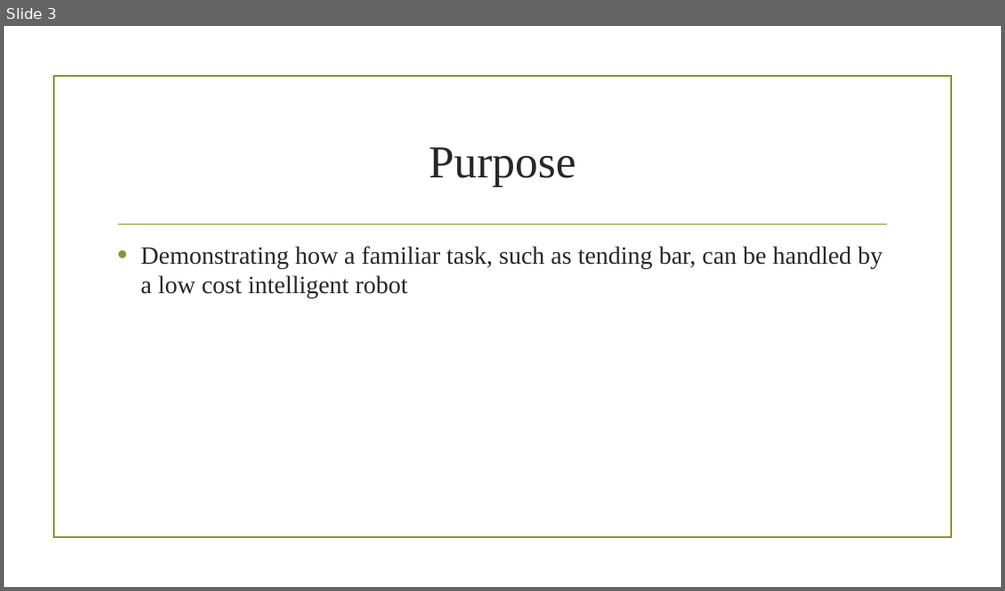
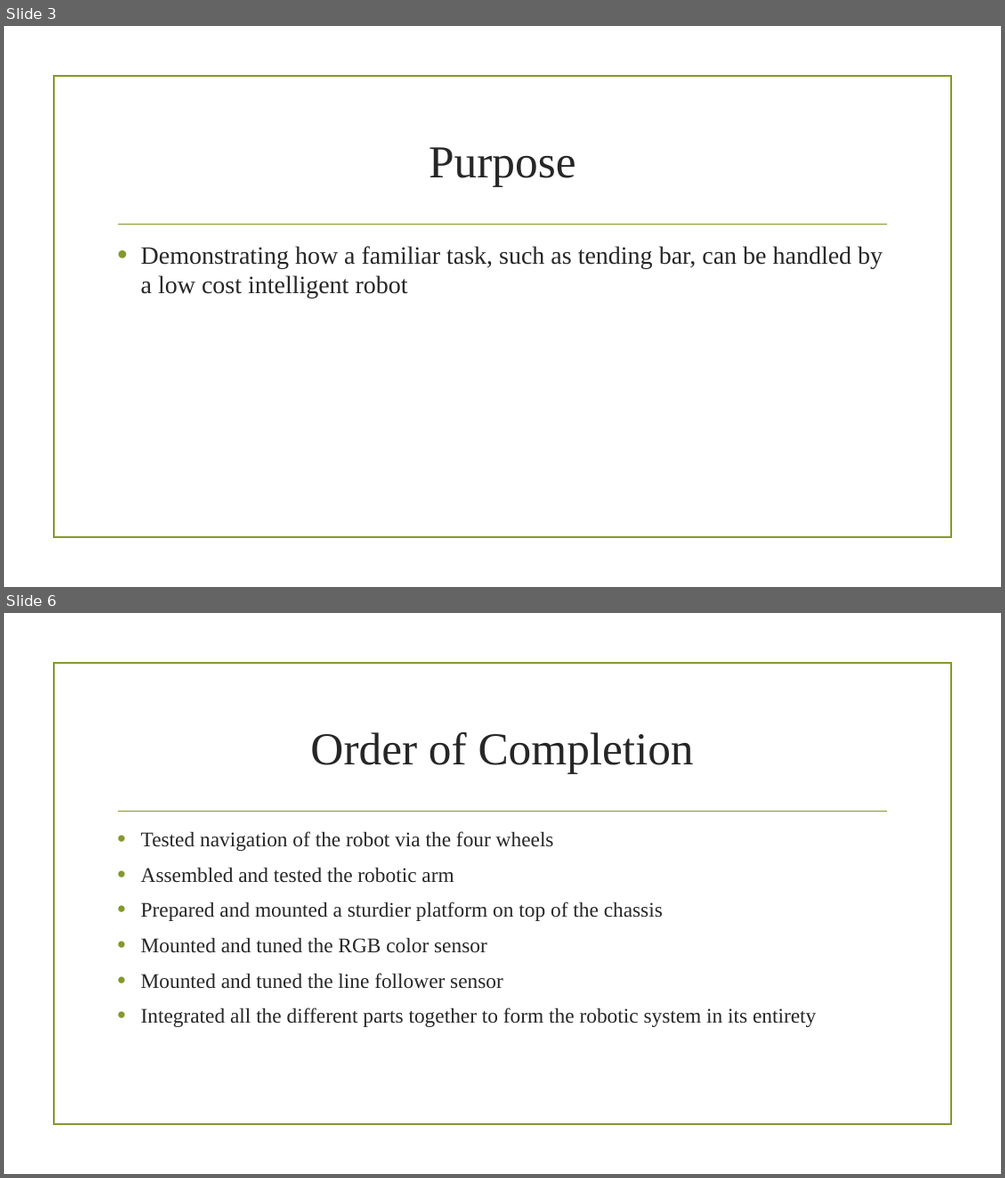
Before and after one commit to bwwagner/SP17-barbot, a slide deck: Presentation/conference-presentation.pptx. Shown one above the other, each under a label of ours: slide 3 before the commit, slides 3 and 6 after it; the slides between them are not shown. The pictures are 1005x591 and 1005x1178 pixels, drawn with LibreOffice and Linux fonts; fonts in the diff are those of the drawing; background and template pictures are left out. Boxes give left, top, right and bottom in pixels: in the first picture for what was removed or moved away, otherwise in the second. Text is boxed around its words. In the diff, an @@ line names an element or a change of style, - is before the commit and + after.

```diff
--- a/Presentation/conference-presentation.pptx
+++ b/Presentation/conference-presentation.pptx
@@ slide 6 added at bbox=[4, 613, 1001, 1174], background picture (left out); not listed: 2 template elements that a slide beside it also shows @@
@@ title added at bbox=[310, 732, 694, 774], 44 pt, text #262626 @@
+Order of Completion
@@ text added at bbox=[141, 831, 816, 1027], 20 pt, text #262626 @@
+• Tested navigation of the robot via the four wheels
+• Assembled and tested the robotic arm
+• Prepared and mounted a sturdier platform on top of the chassis
+• Mounted and tuned the RGB color sensor
+• Mounted and tuned the line follower sensor
+• Integrated all the different parts together to form the robotic system in its entirety
```
Also in this commit, not shown: 2 slides changed, 4 other slides added, 1 slide removed.
